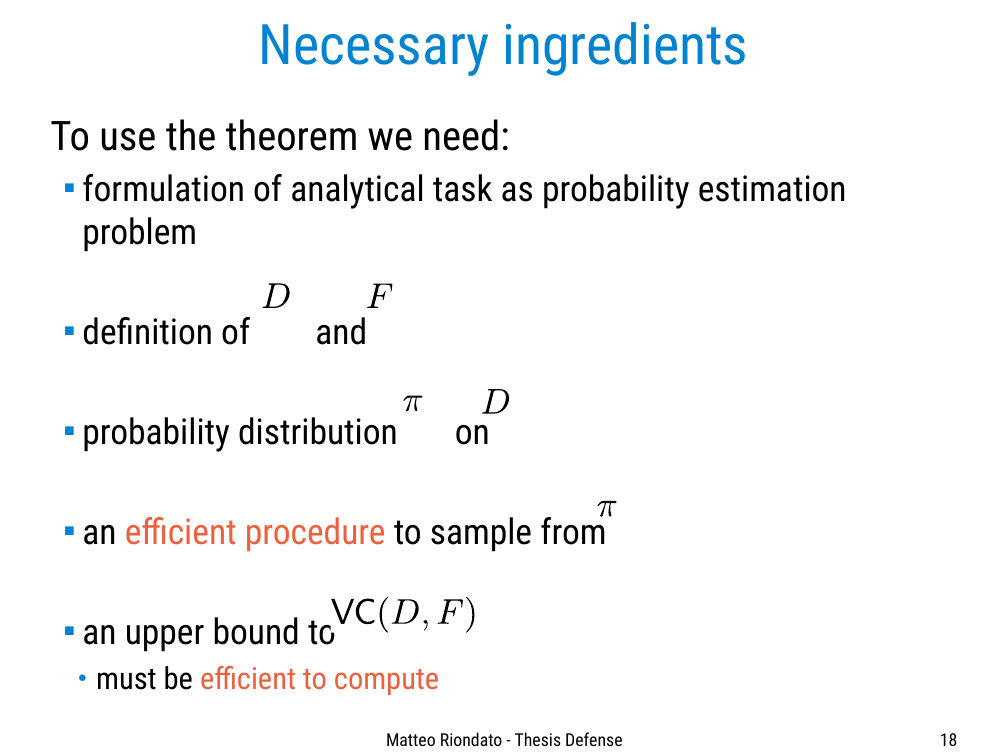
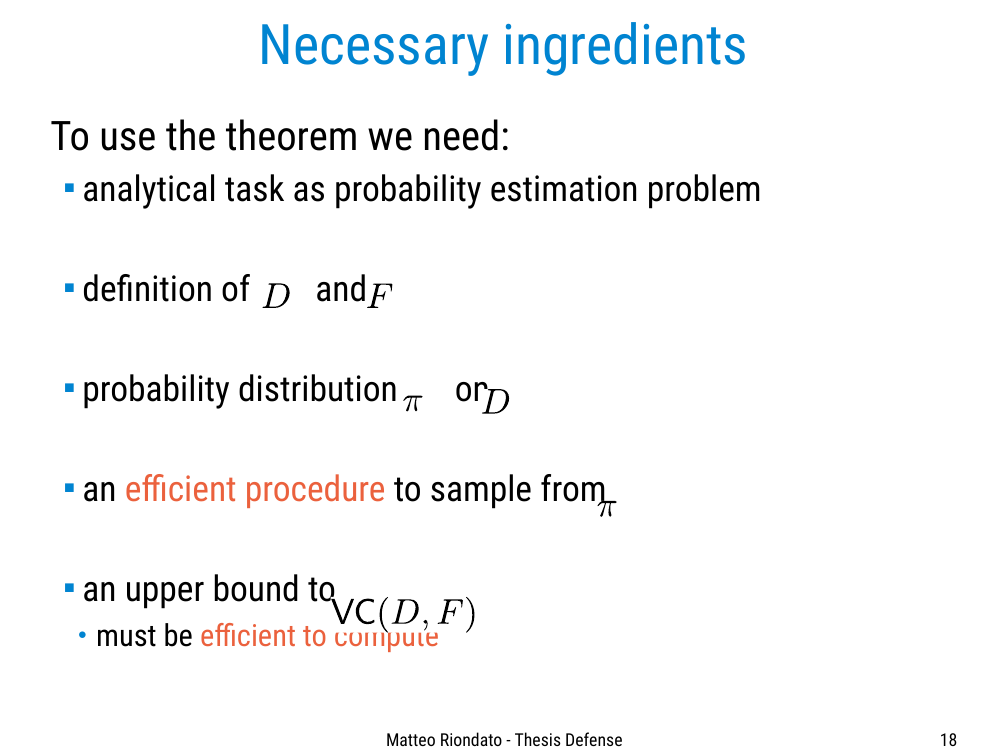
Before and after one commit to ZhizhongIsaacChen/dissertation, a slide deck: slide 18 of defense/Defense-talk.odp. Drawn at 1008x756 pixels with LibreOffice and Linux fonts; fonts in the diff are those of the drawing. Boxes give left, top, right and bottom in pixels: in the first picture for what was removed or moved away, otherwise in the second. Text is boxed around its words. In the diff, an @@ line names an element or a change of style, - is before the commit and + after.

```diff
--- a/defense/Defense-talk.odp
+++ b/defense/Defense-talk.odp
@@ text at bbox=[82, 174, 762, 209]: text changed @@
-  ■ formulation of analytical task as probability estimation problem
+  ■ analytical task as probability estimation problem
```
Also in this commit, not shown: 14 other slides changed, 2 slides added, 2 slides removed.
